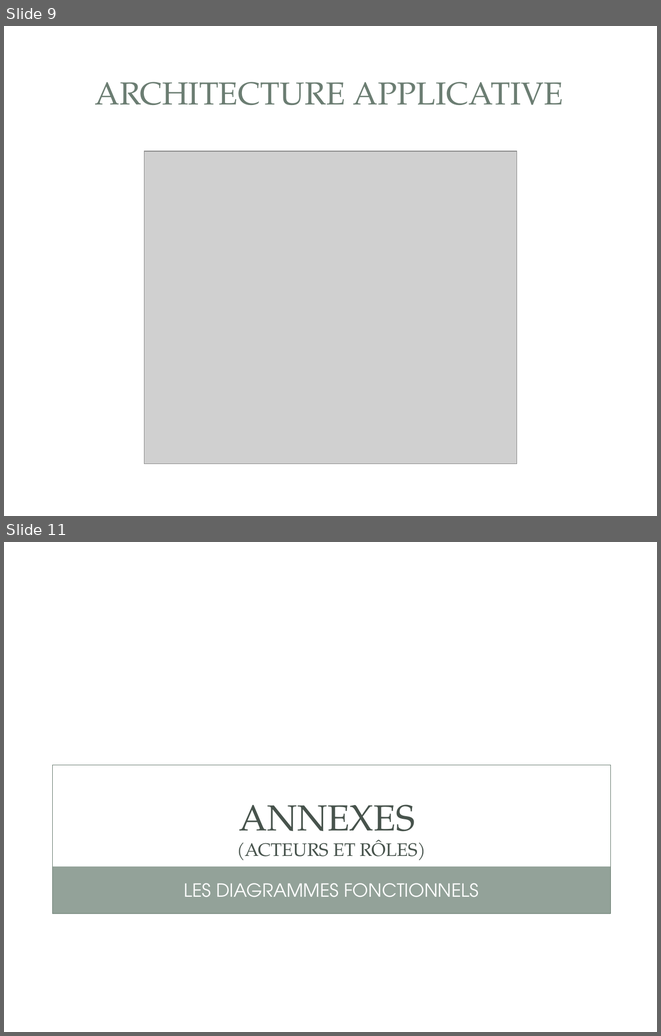
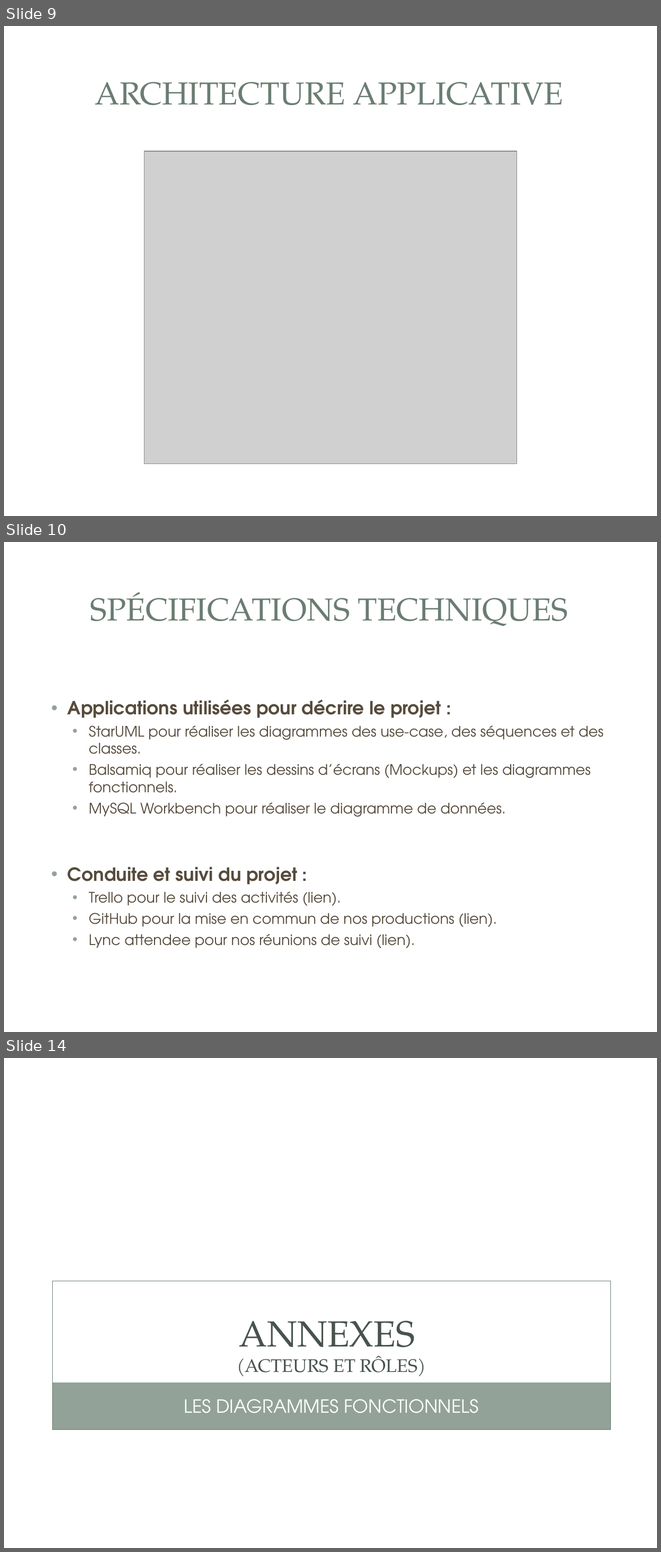
Before and after one commit to gestionsAbsences/gestionAbsences, a slide deck: Projet/Projet de fin de fomation - Fred.ppt. Shown one above the other, each under a label of ours: slides 9 and 11 before the commit, slides 9, 10 and 14 after it; the slides between them are not shown. The pictures are 661x1036 and 661x1552 pixels, drawn with LibreOffice and Linux fonts; fonts in the diff are those of the drawing; grey boxes stand for pictures; background and template pictures are left out. Boxes give left, top, right and bottom in pixels: in the first picture for what was removed or moved away, otherwise in the second. Text is boxed around its words. In the diff, an @@ line names an element or a change of style, - is before the commit and + after.

```diff
--- a/Projet/Projet de fin de fomation - Fred.ppt
+++ b/Projet/Projet de fin de fomation - Fred.ppt
@@ slide 10 added at (4, 542, 657, 1032), background picture (left out); not listed: 2 template elements that a slide beside it also shows @@
@@ title added at (90, 592, 568, 626), 35 pt, text #6B7D72 @@
+SPÉCIFICATIONS TECHNIQUES
@@ text added at (68, 699, 603, 948), 16 pt, text #564B3C @@
+• Applications utilisées pour décrire le projet :
+  • StarUML pour réaliser les diagrammes des use-case, des séquences et des classes.
+  • Balsamiq pour réaliser les dessins d’écrans (Mockups) et les diagrammes fonctionnels.
+  • MySQL Workbench pour réaliser le diagramme de données.
+• Conduite et suivi du projet :
+  • Trello pour le suivi des activités (lien).
+  • GitHub pour la mise en commun de nos productions (lien).
+  • Lync attendee pour nos réunions de suivi (lien).
@@ what was slide 11 is now slide 14 @@
```
Also in this commit, not shown: 3 other slides added, 1 slide removed, 5 other files.
